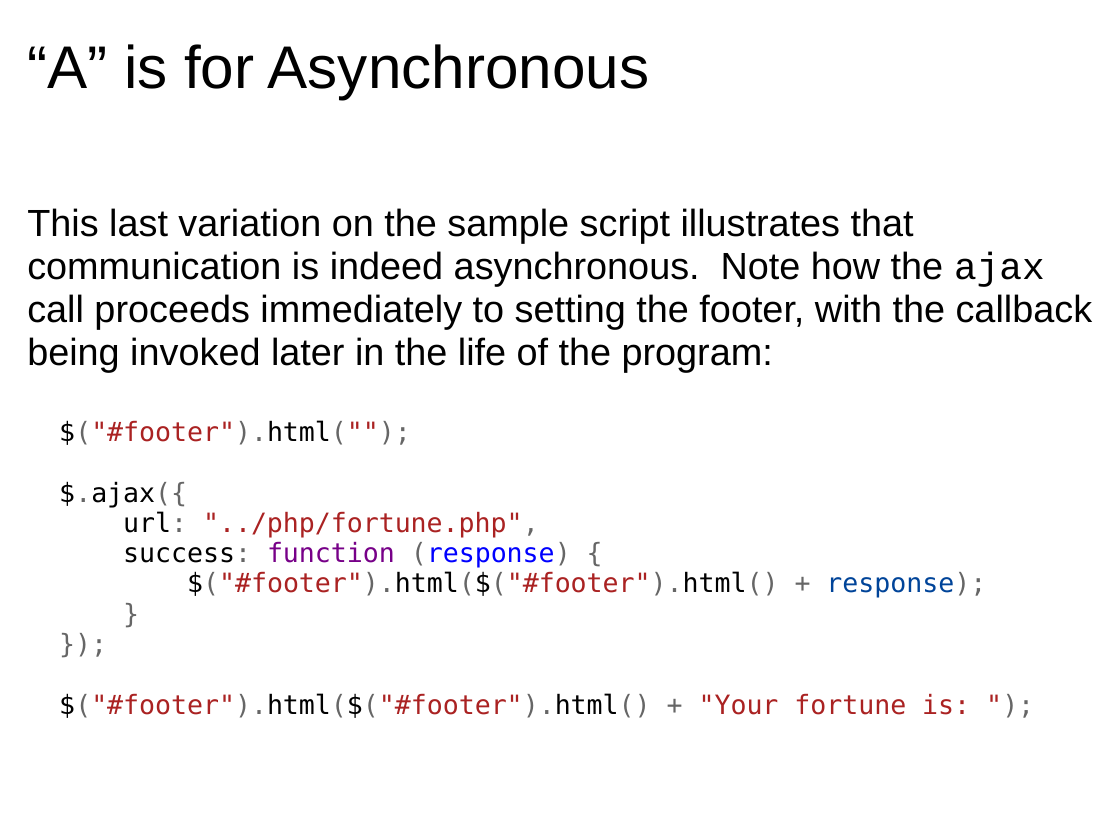
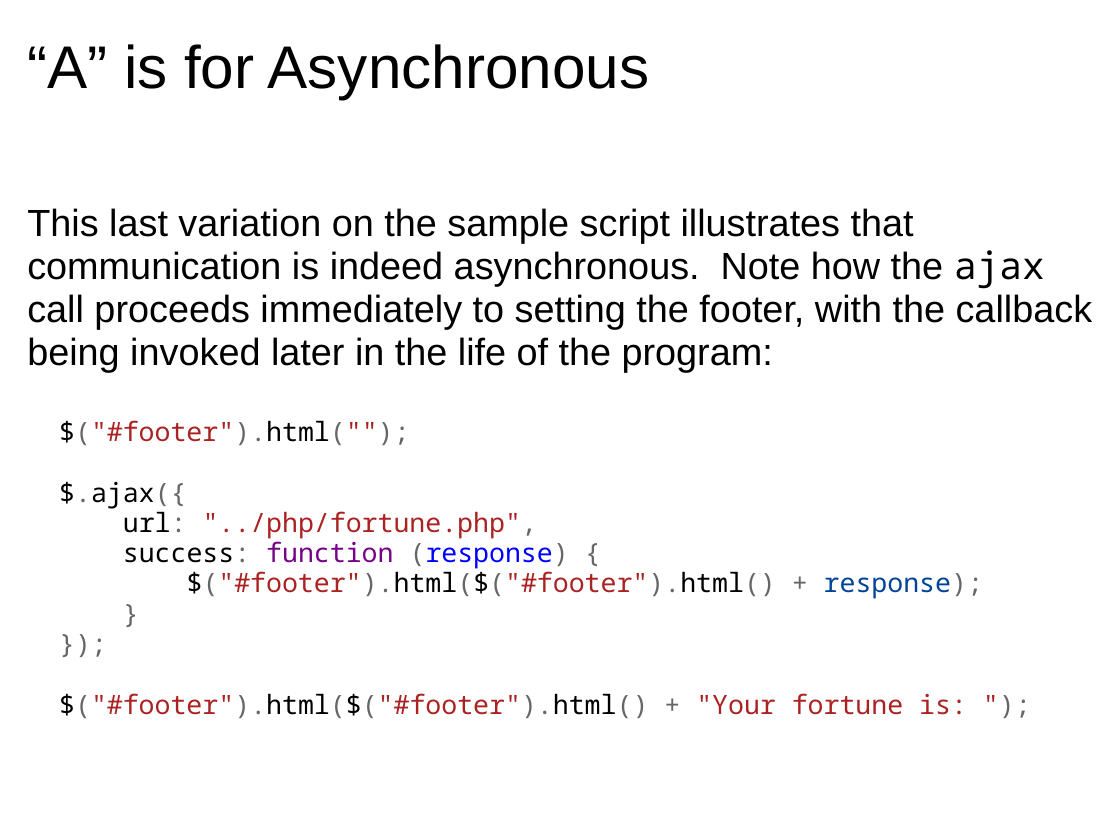
Before and after one commit to dondi/javascript-book, a slide deck: slide 28 of presentations/Chapter_8_Presentation.ppt. Drawn at 1120x840 pixels with LibreOffice and Linux fonts; fonts in the diff are those of the drawing; background and template pictures are left out. Boxes give left, top, right and bottom in pixels: in the first picture for what was removed or moved away, otherwise in the second. Text is boxed around its words. In the diff, an @@ line names an element or a change of style, - is before the commit and + after.

```diff
--- a/presentations/Chapter_8_Presentation.ppt
+++ b/presentations/Chapter_8_Presentation.ppt
@@ text "This last variation on the ..." at [27,208,1093,718]: font Courier New to Noto Sans Mono in "ajax"; font DejaVu Sans Mono to Noto Sans Mono in "$("#footer").html(""); $.ajax({ url: "../php/fortune.php", s ..." @@
```
Also in this commit, not shown: 16 other slides changed.
